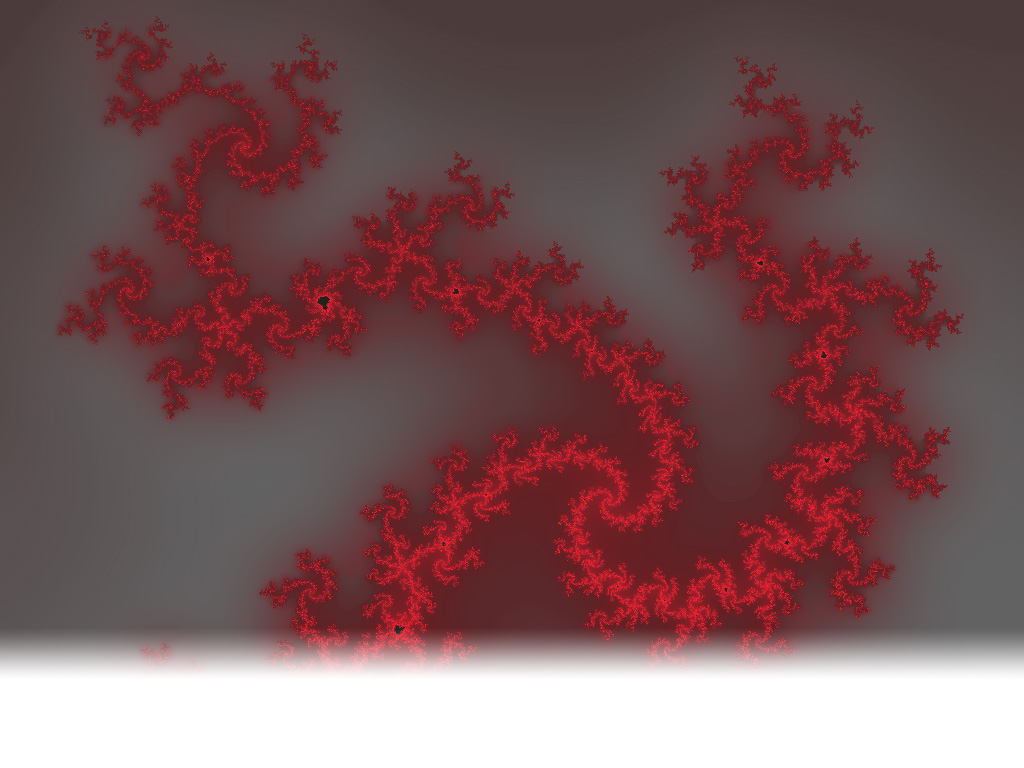
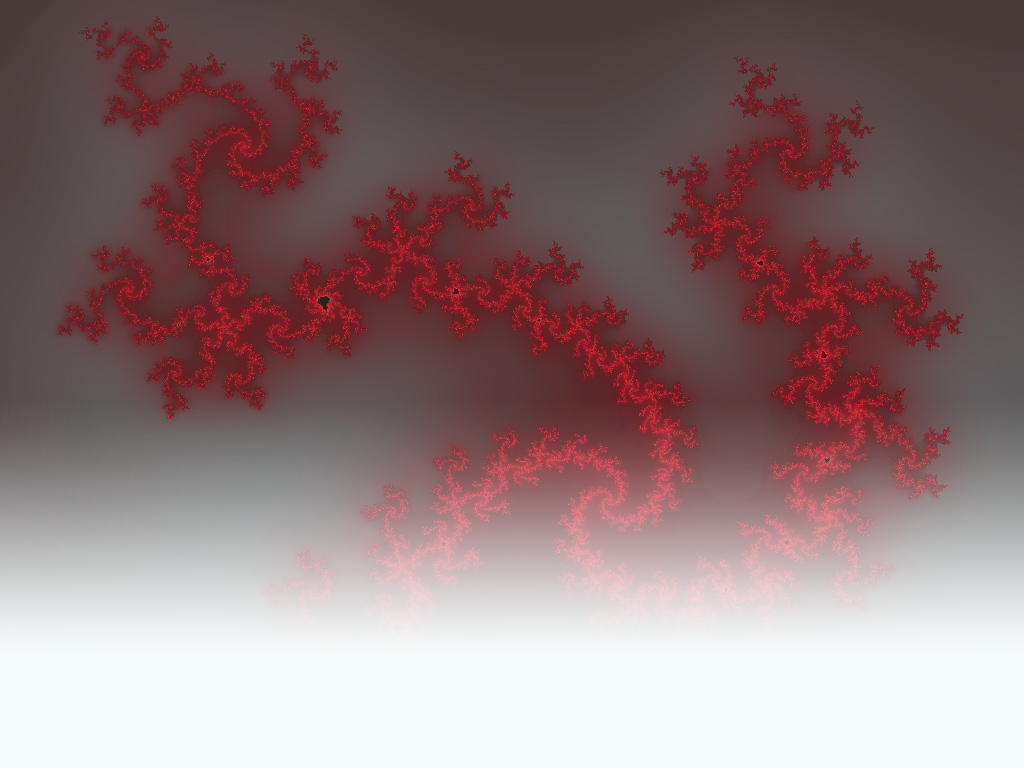
Layered file, before and after one edit (1024x768). Changes by layer:
painted on "Layer 1" over [0, 402, 1024, 679]
showed "Layer 2", painted on it over [0, 402, 1024, 768]
